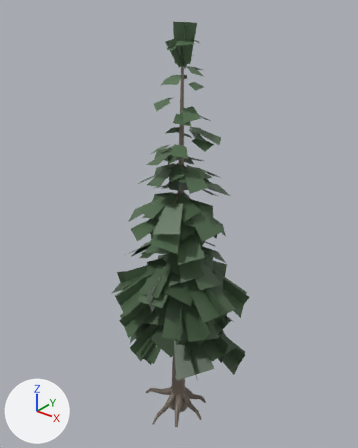
The glTF model assets/models/forest/fir_mid.glb as it was, and as the next commit left it.
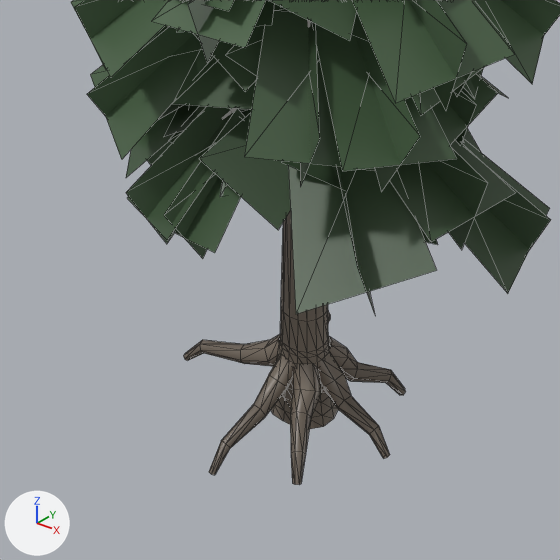
Each version is shown whole from a camera (50 mm lens) standing at (11.34, -14.13, 18.12) and looking at (-0.26, 0.36, 9.13), then close up on the part from 27% to 69% of the width and 66% to 100% of the height. Lighting does not change. The marker at lower left points along +X, +Y and +Z. The older version's two pictures come first. The close-ups show mesh edges as thin lines. Vertices at exactly the same position are counted once.

In view in the first close-up: 'fir_mid'.
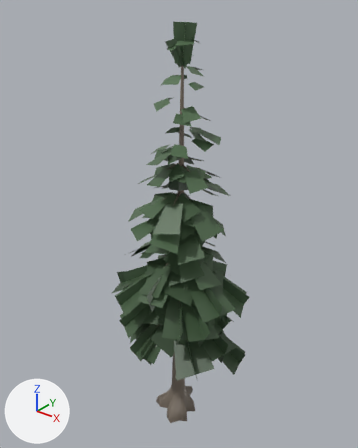
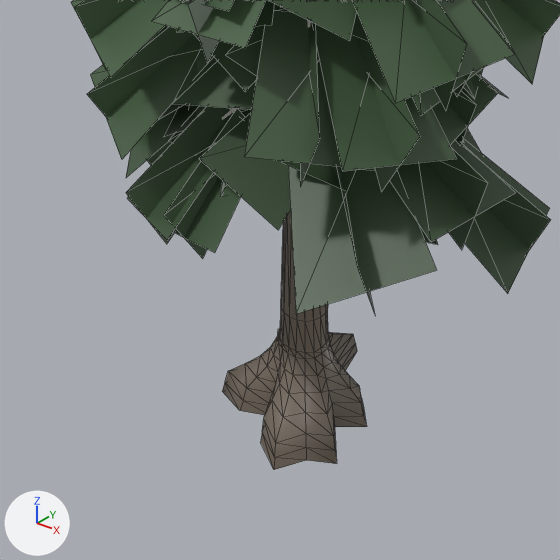
Edits to the scene script, one JSON object a line:
```json
{"block": "me_fir_mid", "where": "# used by ob_fir_mid; location = (0.0, 0.0, 0.0)"}
{"op": "remove", "block": "me_fir_mid", "code": "me_fir_mid.from_pydata(...)  # 2477 vertices, 2832 faces; spans x -3.1..3.1, y -2.7..2.7, z -0.5..17.0"}
{"op": "add", "block": "me_fir_mid", "code": "me_fir_mid.from_pydata(...)  # 2335 vertices, 2616 faces; spans x -3.1..3.1, y -2.7..2.7, z -0.5..17.0"}
{"block": "me_fir_mid", "change": "me_fir_mid part 1: the loose piece of 30 vertices spanning x -1.8..-0.1, y -0.5..0.1, z -0.5..0.5 is deleted"}
{"block": "me_fir_mid", "change": "me_fir_mid part 2: the loose piece of 30 vertices spanning x 0.1..1.5, y -0.2..0.2, z -0.5..0.5 is deleted"}
{"block": "me_fir_mid", "change": "me_fir_mid part 3: 66 vertices moved from x -0.5..0.5, y -0.4..0.5, z -0.5..10.4 to x -1.0..1.0, y -0.6..1.2, z -0.5..10.4; 166 vertices removed from x -0.7..1.0, y -1.8..1.4, z -0.5..11.7; 84 vertices added at x -0.9..0.9, y -1.2..0.9, z -0.5..16.7"}
```

Boxes [x1, y1, x2, y2] around the edits, measured in the close-ups (560 x 560 px; the box of a moved part takes in the faces that stretch with it):
```json
{"object": "fir_mid", "change": "reshaped", "before": [71, 0, 560, 485], "after": [71, 0, 560, 470]}
{"part": 1, "of": "me_fir_mid", "change": "deleted", "before": [184, 334, 280, 367]}
{"part": 2, "of": "me_fir_mid", "change": "deleted", "before": [318, 352, 390, 458]}
{"part": 3, "of": "me_fir_mid", "change": "moved or reshaped", "before": [209, 308, 406, 485], "after": [222, 307, 359, 470]}
```
